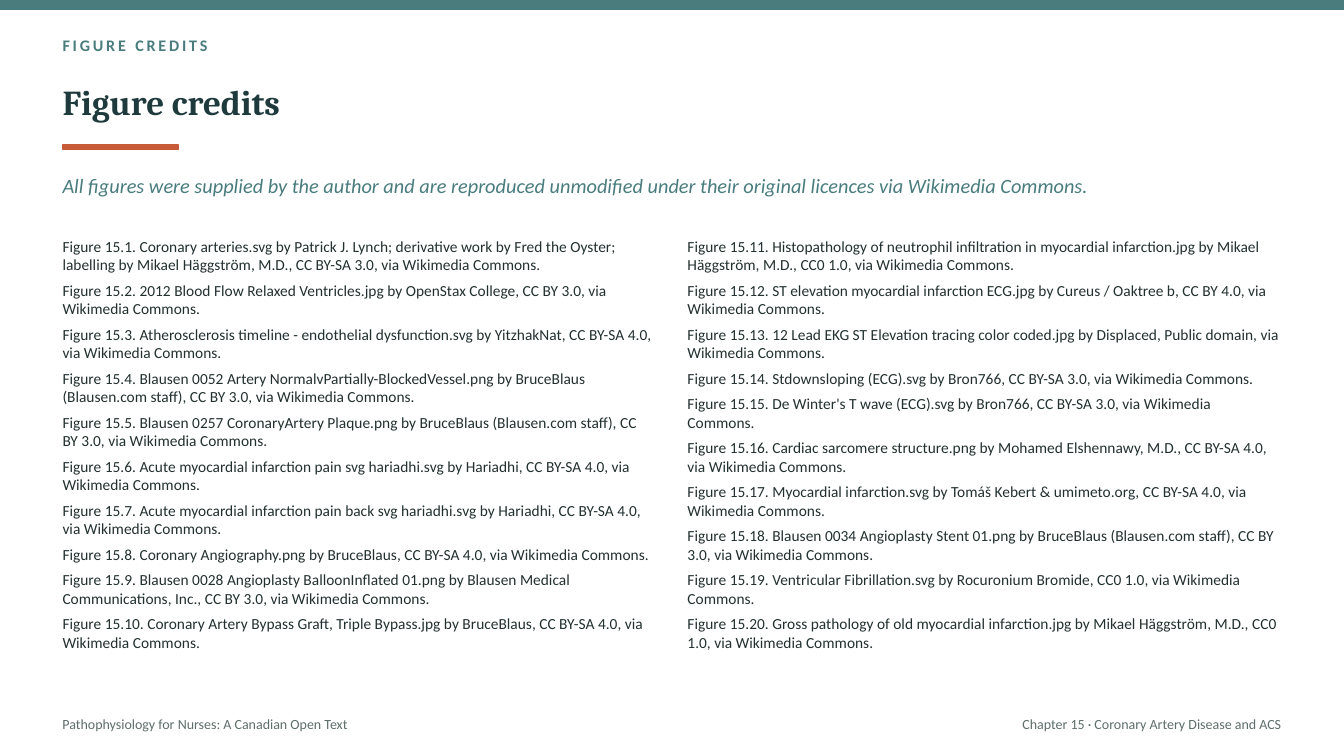
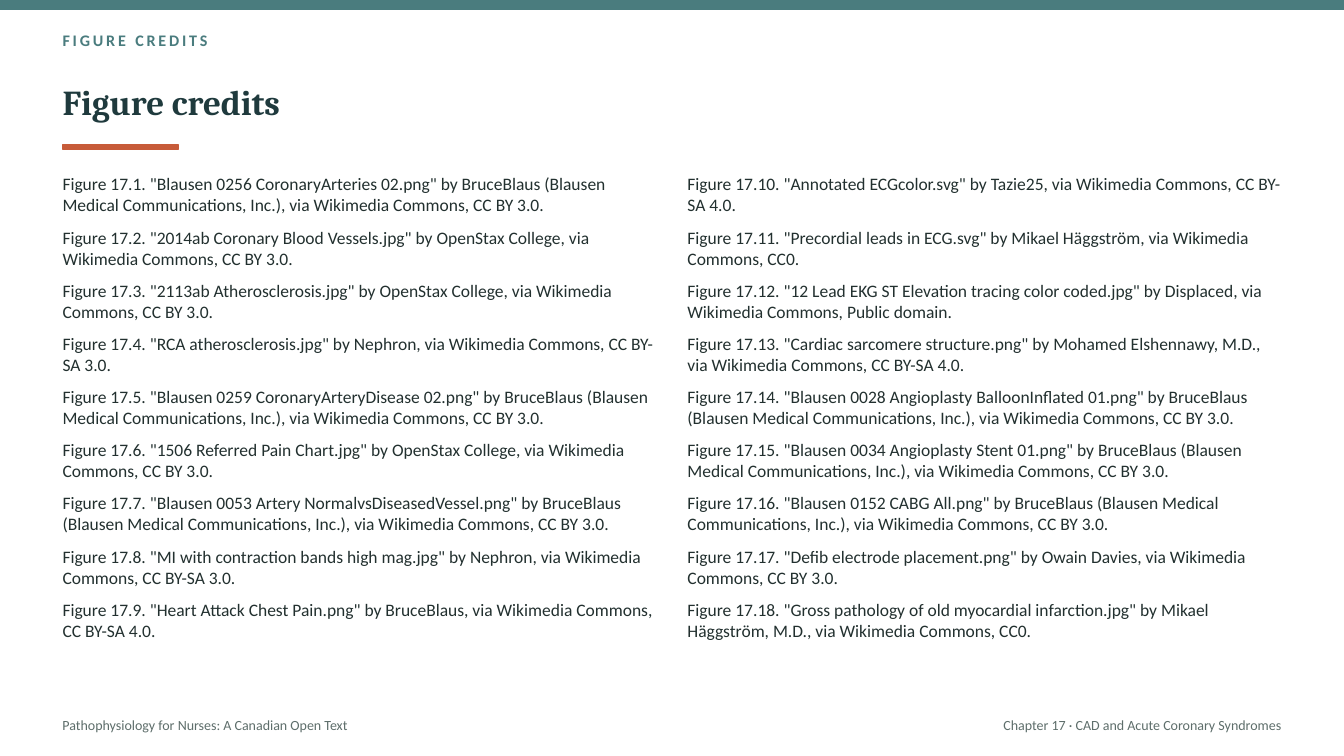
Before and after one commit to andrewleenl/opensourcenursing, a slide deck: slide 67 of Ch17_Coronary_Artery_Disease_and_Acute_Coronary_Syndromes_Lecture_Presentation.pptx (slide 50 before the commit). Drawn at 1344x756 pixels with LibreOffice and Linux fonts; fonts in the diff are those of the drawing. Boxes give left, top, right and bottom in pixels: in the first picture for what was removed or moved away, otherwise in the second. Text is boxed around its words. In the diff, an @@ line names an element or a change of style, - is before the commit and + after.

```diff
--- a/Ch17_Coronary_Artery_Disease_and_Acute_Coronary_Syndromes_Lecture_Presentation.pptx
+++ b/Ch17_Coronary_Artery_Disease_and_Acute_Coronary_Syndromes_Lecture_Presentation.pptx
@@ text "FIGURE CREDITS" at (63,35,207,46): vertical alignment middle to top @@
@@ text at (63,177,653,637): text changed; size 11 to 12.5 pt @@
-Figure 15.1. Coronary arteries.svg by Patrick J. Lynch; derivative work by Fred the Oyster; labelling by Mikael Häggström, M.D., CC BY-SA 3.0, via Wikimedia Commons.
-Figure 15.2. 2012 Blood Flow Relaxed Ventricles.jpg by OpenStax College, CC BY 3.0, via Wikimedia Commons.
-Figure 15.3. Atherosclerosis timeline - endothelial dysfunction.svg by YitzhakNat, CC BY-SA 4.0, via Wikimedia Commons.
-Figure 15.4. Blausen 0052 Artery NormalvPartially-BlockedVessel.png by BruceBlaus (Blausen.com staff), CC BY 3.0, via Wikimedia Commons.
-Figure 15.5. Blausen 0257 CoronaryArtery Plaque.png by BruceBlaus (Blausen.com staff), CC BY 3.0, via Wikimedia Commons.
-Figure 15.6. Acute myocardial infarction pain svg hariadhi.svg by Hariadhi, CC BY-SA 4.0, via Wikimedia Commons.
-Figure 15.7. Acute myocardial infarction pain back svg hariadhi.svg by Hariadhi, CC BY-SA 4.0, via Wikimedia Commons.
-Figure 15.8. Coronary Angiography.png by BruceBlaus, CC BY-SA 4.0, via Wikimedia Commons.
-Figure 15.9. Blausen 0028 Angioplasty BalloonInflated 01.png by Blausen Medical Communications, Inc., CC BY 3.0, via Wikimedia Commons.
-Figure 15.10. Coronary Artery Bypass Graft, Triple Bypass.jpg by BruceBlaus, CC BY-SA 4.0, via Wikimedia Commons.
+Figure 17.1. "Blausen 0256 CoronaryArteries 02.png" by BruceBlaus (Blausen Medical Communications, Inc.), via Wikimedia Commons, CC BY 3.0.
+Figure 17.2. "2014ab Coronary Blood Vessels.jpg" by OpenStax College, via Wikimedia Commons, CC BY 3.0.
+Figure 17.3. "2113ab Atherosclerosis.jpg" by OpenStax College, via Wikimedia Commons, CC BY 3.0.
+Figure 17.4. "RCA atherosclerosis.jpg" by Nephron, via Wikimedia Commons, CC BY-SA 3.0.
+Figure 17.5. "Blausen 0259 CoronaryArteryDisease 02.png" by BruceBlaus (Blausen Medical Communications, Inc.), via Wikimedia Commons, CC BY 3.0.
+Figure 17.6. "1506 Referred Pain Chart.jpg" by OpenStax College, via Wikimedia Commons, CC BY 3.0.
+Figure 17.7. "Blausen 0053 Artery NormalvsDiseasedVessel.png" by BruceBlaus (Blausen Medical Communications, Inc.), via Wikimedia Commons, CC BY 3.0.
+Figure 17.8. "MI with contraction bands high mag.jpg" by Nephron, via Wikimedia Commons, CC BY-SA 3.0.
+Figure 17.9. "Heart Attack Chest Pain.png" by BruceBlaus, via Wikimedia Commons, CC BY-SA 4.0.
@@ text removed at (63,179,1087,197) @@
-All figures were supplied by the author and are reproduced unmodified under their original licences via Wikimedia Commons.
@@ text at (687,178,1280,640): text changed; size 11 to 12.5 pt @@
-Figure 15.11. Histopathology of neutrophil infiltration in myocardial infarction.jpg by Mikael Häggström, M.D., CC0 1.0, via Wikimedia Commons.
-Figure 15.12. ST elevation myocardial infarction ECG.jpg by Cureus / Oaktree b, CC BY 4.0, via Wikimedia Commons.
-Figure 15.13. 12 Lead EKG ST Elevation tracing color coded.jpg by Displaced, Public domain, via Wikimedia Commons.
-Figure 15.14. Stdownsloping (ECG).svg by Bron766, CC BY-SA 3.0, via Wikimedia Commons.
-Figure 15.15. De Winter's T wave (ECG).svg by Bron766, CC BY-SA 3.0, via Wikimedia Commons.
-Figure 15.16. Cardiac sarcomere structure.png by Mohamed Elshennawy, M.D., CC BY-SA 4.0, via Wikimedia Commons.
-Figure 15.17. Myocardial infarction.svg by Tomáš Kebert & umimeto.org, CC BY-SA 4.0, via Wikimedia Commons.
-Figure 15.18. Blausen 0034 Angioplasty Stent 01.png by BruceBlaus (Blausen.com staff), CC BY 3.0, via Wikimedia Commons.
-Figure 15.19. Ventricular Fibrillation.svg by Rocuronium Bromide, CC0 1.0, via Wikimedia Commons.
-Figure 15.20. Gross pathology of old myocardial infarction.jpg by Mikael Häggström, M.D., CC0 1.0, via Wikimedia Commons.
+Figure 17.10. "Annotated ECGcolor.svg" by Tazie25, via Wikimedia Commons, CC BY-SA 4.0.
+Figure 17.11. "Precordial leads in ECG.svg" by Mikael Häggström, via Wikimedia Commons, CC0.
+Figure 17.12. "12 Lead EKG ST Elevation tracing color coded.jpg" by Displaced, via Wikimedia Commons, Public domain.
+Figure 17.13. "Cardiac sarcomere structure.png" by Mohamed Elshennawy, M.D., via Wikimedia Commons, CC BY-SA 4.0.
+Figure 17.14. "Blausen 0028 Angioplasty BalloonInflated 01.png" by BruceBlaus (Blausen Medical Communications, Inc.), via Wikimedia Commons, CC BY 3.0.
+Figure 17.15. "Blausen 0034 Angioplasty Stent 01.png" by BruceBlaus (Blausen Medical Communications, Inc.), via Wikimedia Commons, CC BY 3.0.
+Figure 17.16. "Blausen 0152 CABG All.png" by BruceBlaus (Blausen Medical Communications, Inc.), via Wikimedia Commons, CC BY 3.0.
+Figure 17.17. "Defib electrode placement.png" by Owain Davies, via Wikimedia Commons, CC BY 3.0.
+Figure 17.18. "Gross pathology of old myocardial infarction.jpg" by Mikael Häggström, M.D., via Wikimedia Commons, CC0.
@@ text at (1003,720,1281,732): text changed @@
-Chapter 15 · Coronary Artery Disease and ACS
+Chapter 17 · CAD and Acute Coronary Syndromes
```
Also in this commit, not shown: 7 other slides changed, 59 slides added, 42 slides removed, 1 other file.
